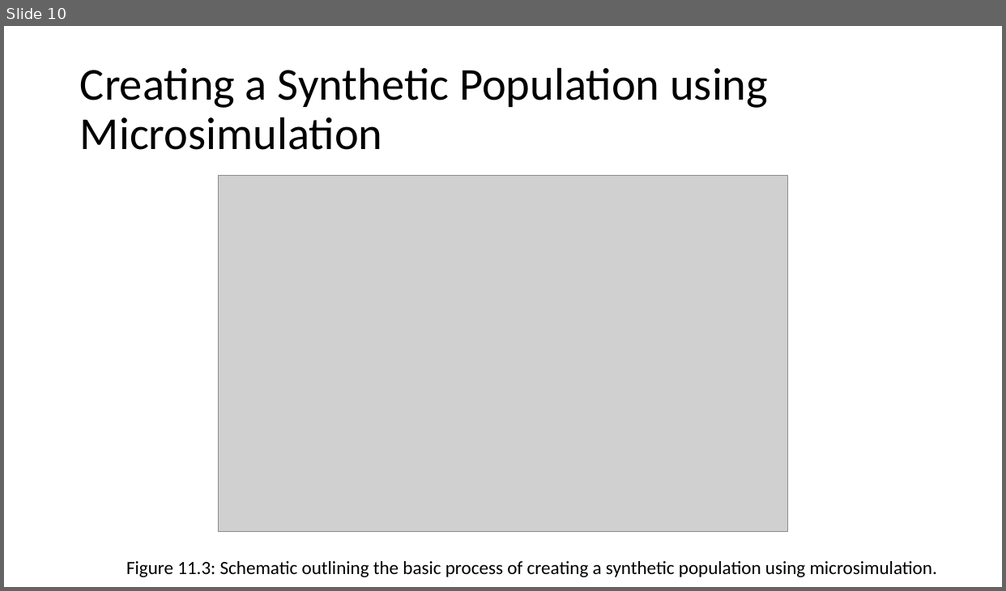
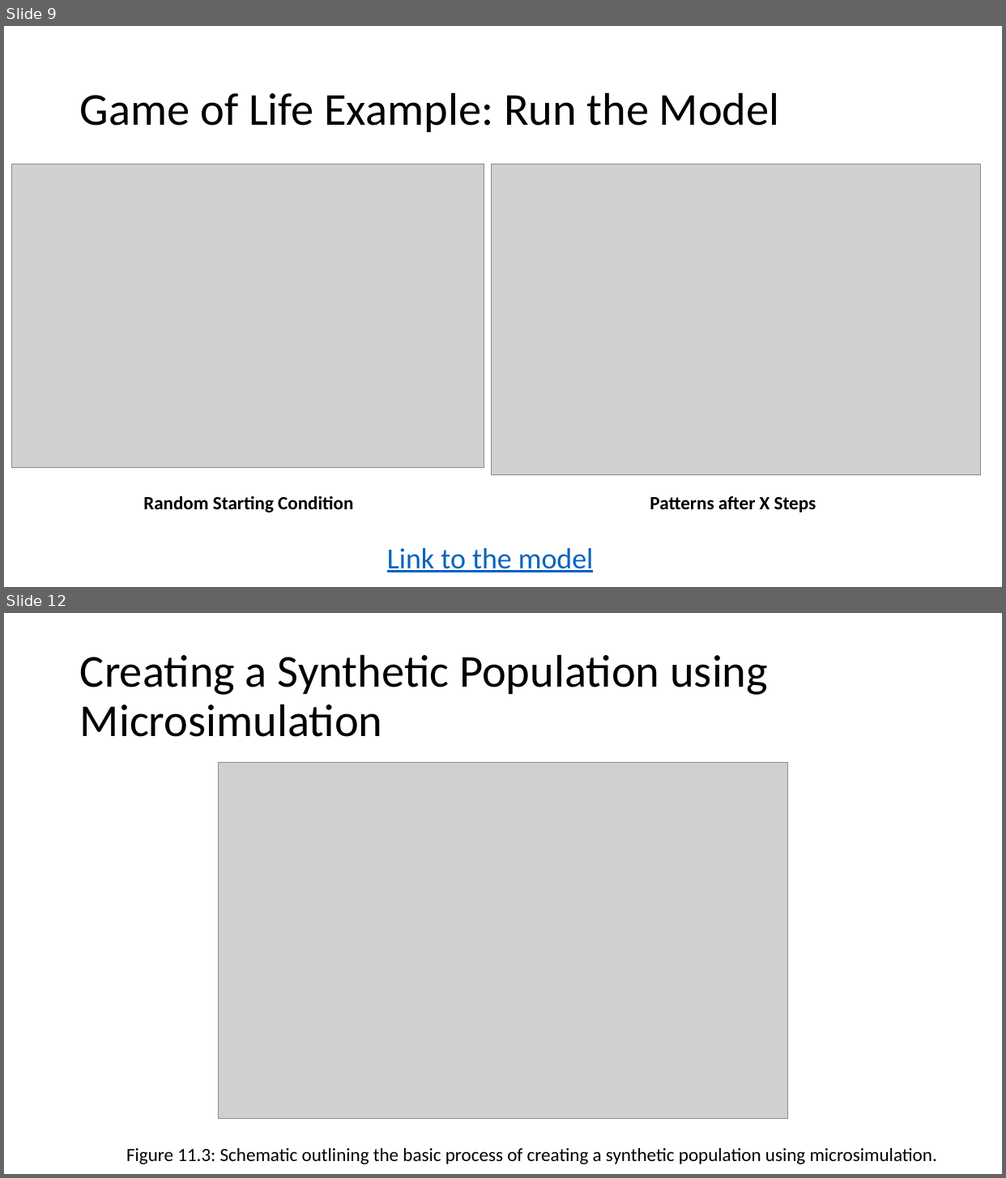
Before and after one commit to abmgis/abmgis, a slide deck: Chapter11-AlternativeModellingApproaches/Chapter11.pptx. Shown one above the other, each under a label of ours: slide 10 before the commit, slides 9 and 12 after it; the slides between them are not shown. The pictures are 1006x591 and 1006x1178 pixels, drawn with LibreOffice and Linux fonts; fonts in the diff are those of the drawing; grey boxes stand for pictures. Boxes give left, top, right and bottom in pixels: in the first picture for what was removed or moved away, otherwise in the second. Text is boxed around its words. In the diff, an @@ line names an element or a change of style, - is before the commit and + after.

```diff
--- a/Chapter11-AlternativeModellingApproaches/Chapter11.pptx
+++ b/Chapter11-AlternativeModellingApproaches/Chapter11.pptx
@@ slide 9 added at (x1=4, y1=26, x2=1002, y2=587), background #FFFFFF @@
@@ title added at (x1=80, y1=92, x2=780, y2=132), 44 pt, text #000000 @@
+Game of Life Example: Run the Model
@@ picture added at (x1=11, y1=165, x2=484, y2=468) @@
@@ picture added at (x1=492, y1=165, x2=980, y2=476) @@
@@ text added at (x1=143, y1=496, x2=353, y2=513), 18 pt, text #000000, bold @@
+Random Starting Condition
@@ text added at (x1=650, y1=497, x2=816, y2=513), 18 pt, text #000000, bold @@
+Patterns after X Steps
@@ text added at (x1=387, y1=548, x2=594, y2=573), 28 pt, text #0563C1, underline @@
+Link to the model
@@ what was slide 10 is now slide 12 @@
```
Also in this commit, not shown: 11 slides changed, 4 other slides added, 2 slides removed.
